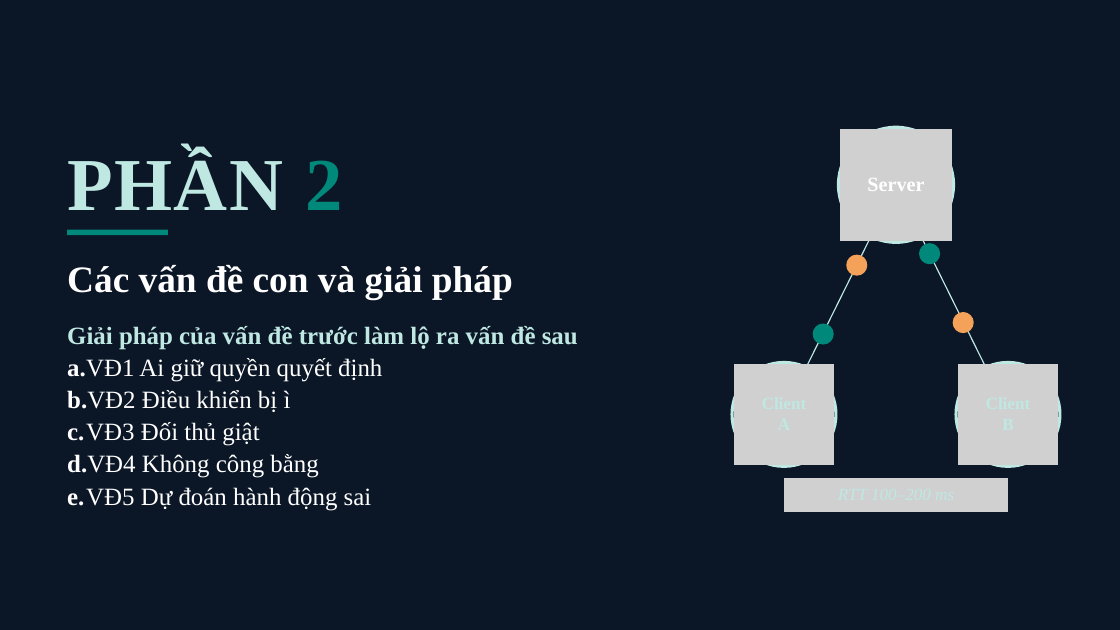
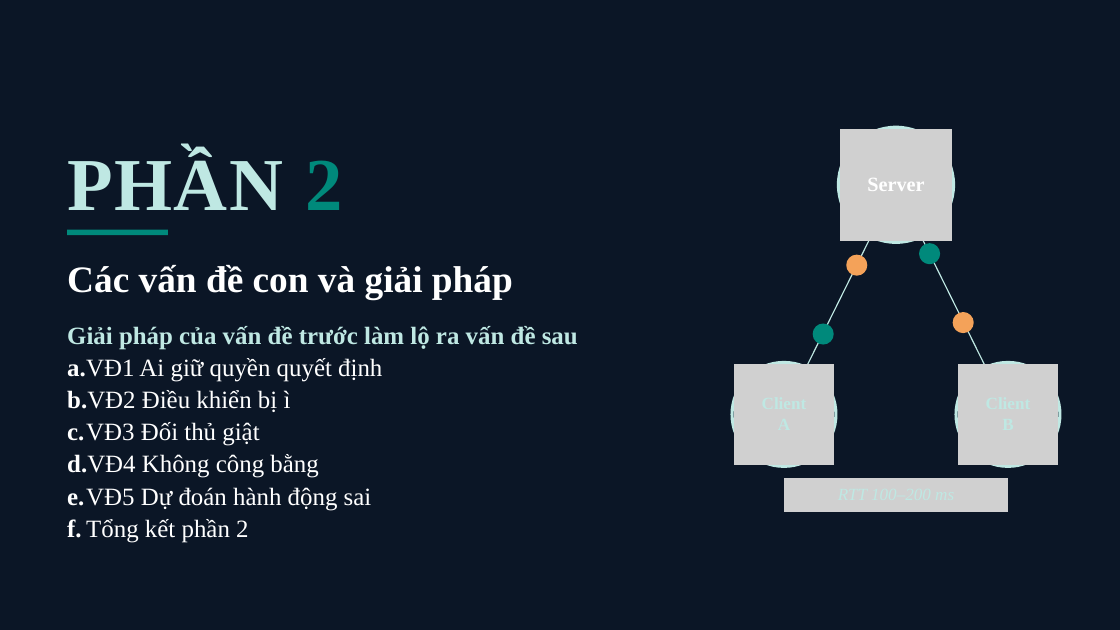
Before and after one commit to luulichma/BTL_LTM_Topic47, a slide deck: slide 8 of slides/T47_ThuyetTrinh_Khung_New.pptx (slide 7 before the commit). Drawn at 1120x630 pixels with LibreOffice and Linux fonts; fonts in the diff are those of the drawing; grey boxes stand for pictures. Boxes give left, top, right and bottom in pixels: in the first picture for what was removed or moved away, otherwise in the second. Text is boxed around its words. In the diff, an @@ line names an element or a change of style, - is before the commit and + after.

```diff
--- a/slides/T47_ThuyetTrinh_Khung_New.pptx
+++ b/slides/T47_ThuyetTrinh_Khung_New.pptx
@@ text at box(67, 519, 248, 543): paragraph added @@
+f. Tổng kết phần 2
```
Also in this commit, not shown: 24 other slides changed, 1 slide added, 2 other files.
